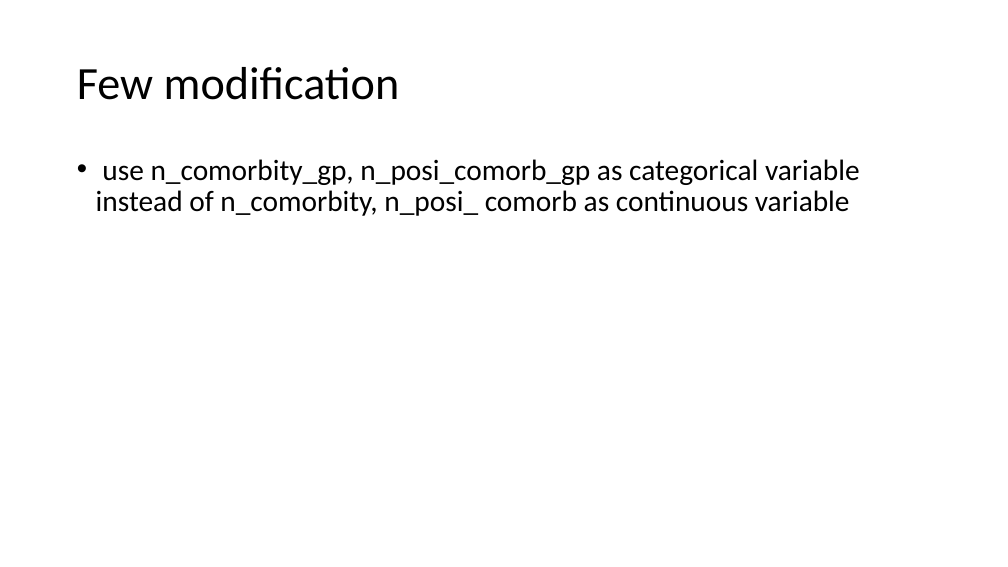
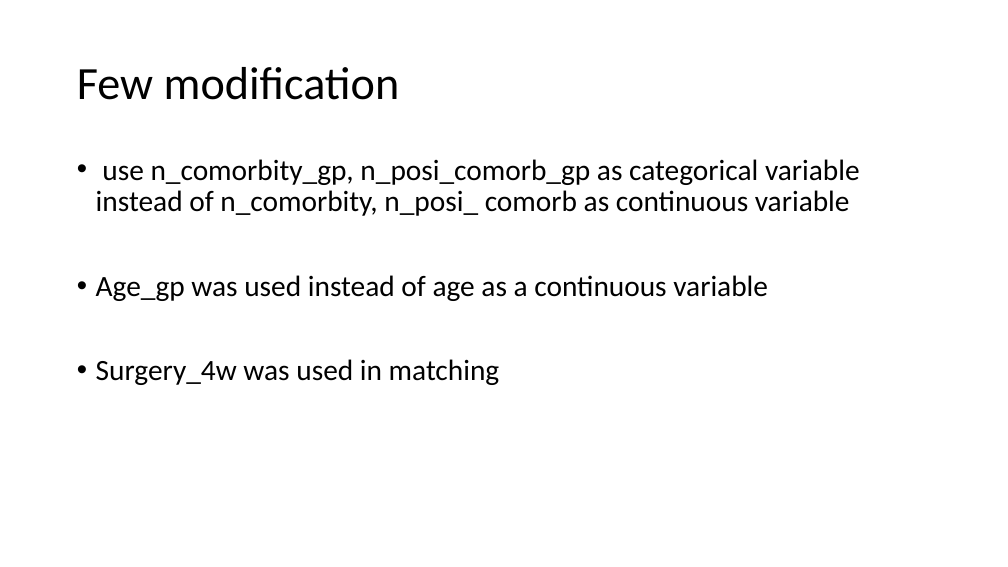
Before and after one commit to FDUguchunhui/cancer, a slide deck: slide 7 of pre/Presentation1.pptx. Drawn at 1008x567 pixels with LibreOffice and Linux fonts; fonts in the diff are those of the drawing. Boxes give left, top, right and bottom in pixels: in the first picture for what was removed or moved away, otherwise in the second. Text is boxed around its words. In the diff, an @@ line names an element or a change of style, - is before the commit and + after.

```diff
--- a/pre/Presentation1.pptx
+++ b/pre/Presentation1.pptx
@@ text at (96,275,768,385): paragraphs added @@
+• Age_gp was used instead of age as a continuous variable
+• Surgery_4w was used in matching
```
Also in this commit, not shown: 1 other slide changed, 4 other files.
